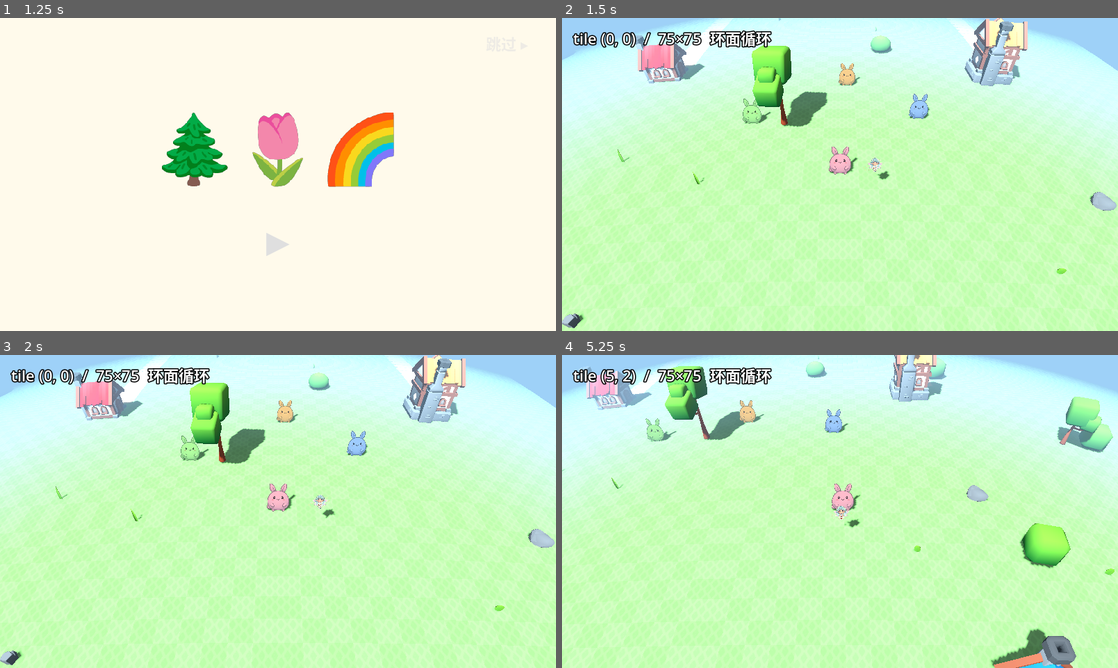
Above: before the commit, frames 1-4 (two rows, left to right).
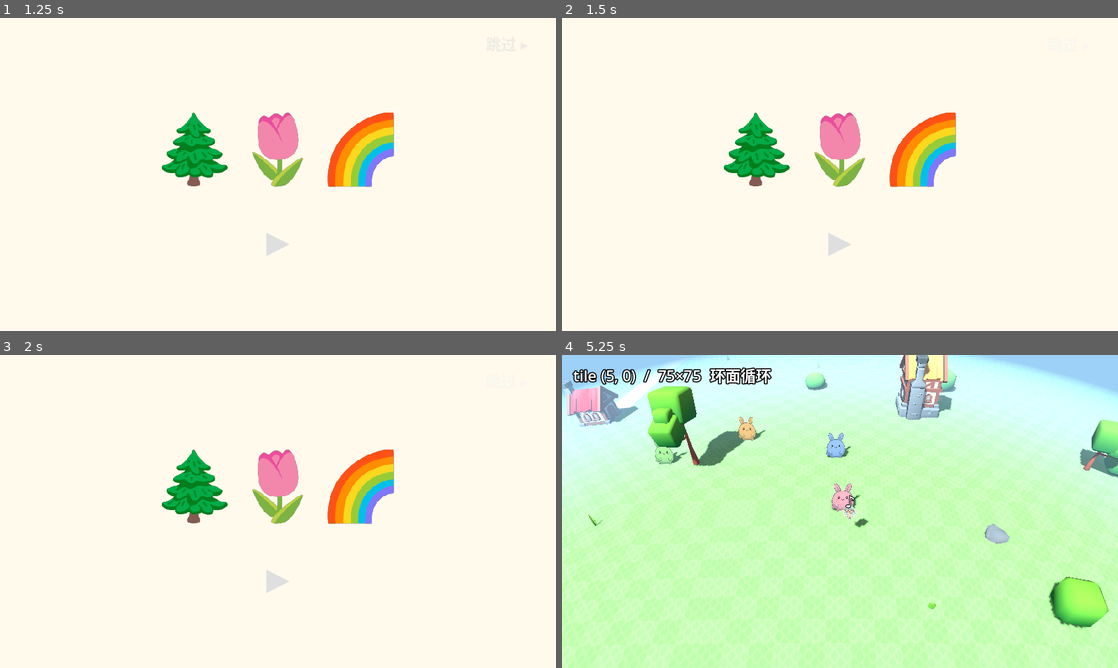
Above: after the commit, the same moments.

Repository: hoveychen/maliang
Game: Godot game, scene res://menu.tscn
Same seed, same stepped clock (60 frames per second), same inputs: the game is played once before the commit and once after it.
Inputs (mouse positions are in pixels of both pictures, inside the frame that each line leads up to):
- Up to frame 1 (1.25 s): click "▶ 出发！" at 0.5 s
- Up to frame 2 (1.5 s): click "跳过 ▸" at 1.25 s
- Up to frame 3 (2 s): no input
- Up to frame 4 (5.25 s): click (840, 580) at 2 s, where only the run after the commit has a clickable "▶"; tap Enter (ui_accept) at 2.75, 3.02 s; move the mouse to (962, 495) at 2.77 s; hold Right (ui_right) 2.78-3.5 s; click (962, 495) at 2.92 s; drag from (728, 527) to (812, 574) at 3.52 s; move the mouse to (895, 442) at 4.27 s; hold Right (ui_right) 4.28-5 s; drag from (812, 574) to (673, 464) at 5.02 s

Frame 1 is identical in both runs. In frame 2, 99% of the frame differs, in the area x 0-100%, y 0-100%; in frame 3, 99%; in frame 4, 14%.

Commit message:
feat(onboarding): 形象生成确认——/player-sprite 路由(描述→审核→生图→资产,测试先红后绿),intro 页起预取生图(与说话时间重叠 ~1min),✓采用/↻重生成,离线失败自动放行;修 mock 1x1 PNG CRC 损坏(Godot 真解码会拒收);结果 UI 等翻页完成再显示;mock 集成测试全过

Diff:
--- a/scripts/onboarding.gd
+++ b/scripts/onboarding.gd
@@ -60,6 +60,14 @@
 var _asr_local: Object = null      ## 端侧 ASR（Android MaliangAsr），null=服务端识别
 var _local_session := false
 
+# 形象生成（generate 页）：intro 页起预取，✓采用 / ↻重生成
+var _gen_status: Label = null
+var _gen_img: TextureRect = null
+var _gen_confirm: Control = null
+var _prefetch_state := ""          ## "" | pending | done | failed
+var _prefetch_hash := ""
+var _prefetch_tex: Texture2D = null
+
 func _ready() -> void:
 	_setup_background()
 	_setup_book()
@@ -385,20 +393,95 @@
 	_voice.stream = wav
 	_voice.play()
 
-## P6 接入形象生成确认；框架阶段直接提供跳过点继续。
+## 形象生成确认：答案拼描述 → 生图（intro 页起就预取，生图 ~1min 与说话时间重叠）
+## → 展示 → ✓采用 / ↻再变一次。离线/失败直接放行（占位形象进世界，不卡小朋友）。
 func _build_generate(box: VBoxContainer, _p: Dictionary) -> void:
-	var wand := Label.new()
-	wand.text = "🪄✨"
-	wand.horizontal_alignment = HORIZONTAL_ALIGNMENT_CENTER
-	wand.add_theme_font_size_override("font_size", 120)
-	box.add_child(wand)
-	var next := Button.new()
-	next.text = "▶"
-	next.add_theme_font_size_override("font_size", 44)
-	next.flat = true
-	next.size_flags_horizontal = Control.SIZE_SHRINK_CENTER
-	next.pressed.connect(_next_page)
-	box.add_child(next)
+	_gen_status = Label.new()
+	_gen_status.text = "🪄✨"
+	_gen_status.horizontal_alignment = HORIZONTAL_ALIGNMENT_CENTER
+	_gen_status.add_theme_font_size_override("font_size", 110)
+	box.add_child(_gen_status)
+
+	_gen_img = TextureRect.new()
+	_gen_img.expand_mode = TextureRect.EXPAND_IGNORE_SIZE
+	_gen_img.stretch_mode = TextureRect.STRETCH_KEEP_ASPECT_CENTERED
+	_gen_img.custom_minimum_size = Vector2(300.0, 300.0)
+	_gen_img.size_flags_horizontal = Control.SIZE_SHRINK_CENTER
+	_gen_img.visible = false
+	box.add_child(_gen_img)
+
+	_gen_confirm = HBoxContainer.new()
+	(_gen_confirm as HBoxContainer).alignment = BoxContainer.ALIGNMENT_CENTER
+	(_gen_confirm as HBoxContainer).add_theme_constant_override("separation", 40)
+	_gen_confirm.visible = false
+	for spec in [["✓", Color(0.45, 0.8, 0.45), true], ["↻", Color(0.95, 0.75, 0.4), false]]:
+		var b := Button.new()
+		b.text = String(spec[0])
+		b.custom_minimum_size = Vector2(130.0, 110.0)
+		b.add_theme_font_size_override("font_size", 64)
+		var s := StyleBoxFlat.new()
+		s.bg_color = spec[1]
+		s.set_corner_radius_all(30)
+		b.add_theme_stylebox_override("normal", s)
+		b.add_theme_stylebox_override("hover", s)
+		b.add_theme_stylebox_override("pressed", s)
+		b.pressed.connect(_on_gen_confirm.bind(bool(spec[2])))
+		(_gen_confirm as HBoxContainer).add_child(b)
+	box.add_child(_gen_confirm)
+	_gen_confirm.size_flags_horizontal = Control.SIZE_SHRINK_CENTER
+	_generate_avatar()
+
+## 答案 → 形象描述（风格后缀由服务端生图管线统一拼接）。
+func _avatar_description() -> String:
+	var who := "小男孩" if String(answers.get("gender", "")) == "boy" else "小女孩"
+	return "一个可爱的%s形象，穿着%s的衣服，抱着一只%s玩偶，一看就很喜欢%s" % [
+		who, String(answers.get("color", "彩色")),
+		String(answers.get("likes", "小兔子")), String(answers.get("interest", "玩耍"))]
+
+## 预取：进 intro 页就开始生图（结果落 _prefetch_*，generate 页直接用）。
+func _start_avatar_prefetch() -> void:
+	if _prefetch_state != "":
+		return
+	_prefetch_state = "pending"
+	var res := await api.post_json("/player-sprite", { "visualDescription": _avatar_description() })
+	var hash := String(res.get("spriteAsset", ""))
+	if hash.is_empty():
+		_prefetch_state = "failed"
+		return
+	var tex := await api.fetch_texture(hash)
+	if tex == null:
+		_prefetch_state = "failed"
+		return
+	_prefetch_hash = hash
+	_prefetch_tex = tex
+	_prefetch_state = "done"
+
+func _generate_avatar() -> void:
+	_gen_confirm.visible = false
+	_gen_img.visible = false
+	_gen_status.text = "🪄✨"
+	_start_avatar_prefetch()
+	while _prefetch_state == "pending" or _flipping:
+		await get_tree().process_frame
+	if not is_inside_tree() or _page == null:
+		return # 场景已切走（跳过）
+	if _prefetch_state != "done":
+		_next_page()
+		return
+	_gen_status.text = "✨"
+	_gen_img.texture = _prefetch_tex
+	_gen_img.visible = true
+	_play("ob_confirm")
+	_gen_confirm.visible = true
+
+func _on_gen_confirm(yes: bool) -> void:
+	if yes:
+		answers["sprite_asset"] = _prefetch_hash
+		_next_page()
+		return
+	_play("ob_regen")
+	_prefetch_state = "" # 再变一次：重新生成
+	_generate_avatar()
 
 # ── 旁白与推进 ────────────────────────────────────────────────────────────
 
@@ -406,6 +489,8 @@
 	var dur := _play(String(p.get("voice", "")))
 	if String(p["kind"]) == "story":
 		_story_auto_t = maxf(dur, 0.5) + 1.2 # 旁白讲完停 1.2s 自动翻页
+	elif String(p["kind"]) == "intro":
+		_start_avatar_prefetch() # 答案已齐：说话确认的同时后台生形象（生图 ~1min 重叠掉）
 
 func _process(delta: float) -> void:
 	if _intro_recording:
@@ -429,11 +514,19 @@
 	_voice.play()
 	return stream.get_length()
 
+var _finishing := false
+
 func _finish() -> void:
-	# 保存已收集的答案（名字/形象由 P5/P6 补全）
+	if _finishing:
+		return
+	_finishing = true
 	var profile := PlayerProfile.load_profile()
 	for k in answers:
 		profile[k] = answers[k]
 	profile["created_at"] = Time.get_datetime_string_from_system()
 	PlayerProfile.save_profile(profile)
+	# 收尾欢呼后翻进世界
+	var dur := _play("ob_done")
+	if dur > 0.0:
+		await get_tree().create_timer(dur + 0.3).timeout
 	get_tree().change_scene_to_file("res://main.tscn")
--- /dev/null
+++ b/test/test_visual_generate.gd
@@ -0,0 +1,81 @@
+extends SceneTree
+## 形象生成页集成验证（需本地 mock 服务端）：预设答案 → 生成 → 确认行出现 →
+## ↻ 重生成 → 再确认 → ✓ → sprite_asset 入档案并完成 onboarding 切世界。
+## 运行: MALIANG_API_BASE=http://127.0.0.1:8095 godot --headless --script res://test/test_visual_generate.gd
+
+var ob: Node
+var frame := 0
+var fails := 0
+var phase := 0
+var gen_idx := -1
+var _phase2_t0 := 0
+
+func _initialize() -> void:
+	PlayerProfile.clear()
+	ob = load("res://onboarding.tscn").instantiate()
+	root.add_child(ob)
+	var answers: Dictionary = ob.get("answers")
+	answers["gender"] = "girl"
+	answers["color"] = "蓝色"
+	answers["likes"] = "小猫"
+	answers["interest"] = "画画"
+	answers["name"] = "朵朵"
+	answers["nickname"] = "朵朵"
+	for i in range((ob.get("PAGES") as Array).size()):
+		if String(((ob.get("PAGES") as Array)[i] as Dictionary)["id"]) == "generate":
+			gen_idx = i
+	ob.set("page_idx", gen_idx - 1)
+	process_frame.connect(_tick)
+
+func _tick() -> void:
+	frame += 1
+	if frame == 5:
+		ob.call("_next_page")
+		return
+	match phase:
+		0: # 等第一次生成完成
+			var c := ob.get("_gen_confirm") as Control
+			if c != null and c.visible:
+				_check("first sprite shown", (ob.get("_gen_img") as TextureRect).visible, true)
+				(c.get_child(1) as Button).emit_signal("pressed") # ↻ 再变一次
+				phase = 1
+			elif frame > 200:
+				_fail_out("first generation never completed")
+		1: # 重生成后再次出现确认
+			var c := ob.get("_gen_confirm") as Control
+			if c != null and c.visible and frame > 30:
+				(c.get_child(0) as Button).emit_signal("pressed") # ✓ 采用
+				phase = 2
+			elif frame > 300:
+				_fail_out("regeneration never completed")
+		2: # 完成:档案落盘 + 切世界（_finish 要等 ob_done 音频 ~2.3s,用真实时间预算）
+			if _phase2_t0 == 0:
+				_phase2_t0 = Time.get_ticks_msec()
+			if current_scene != null and current_scene.name == "World":
+				var prof := PlayerProfile.load_profile()
+				_check("sprite_asset saved", String(prof.get("sprite_asset", "")).length() > 0, true)
+				_check("name saved", prof.get("name", ""), "朵朵")
+				phase = 3
+				_done()
+			elif Time.get_ticks_msec() - _phase2_t0 > 8000:
+				_fail_out("never reached world")
+
+func _fail_out(msg: String) -> void:
+	fails += 1
+	printerr("  FAIL %s" % msg)
+	phase = 3
+	_done()
+
+func _done() -> void:
+	if fails == 0:
+		print("visual_generate PASS")
+	else:
+		printerr("visual_generate FAILED: %d" % fails)
+	quit(fails)
+
+func _check(name: String, got: Variant, want: Variant) -> void:
+	if got == want:
+		print("  ok %s" % name)
+		return
+	fails += 1
+	printerr("  FAIL %s: got %s want %s" % [name, str(got), str(want)])
--- a/test/test_visual_onboarding.gd
+++ b/test/test_visual_onboarding.gd
@@ -39,10 +39,7 @@
 					if frame % 30 == 0 and int(p_idx_tries()) < 3:
 						ob.call("_submit_intro", "测试", PackedByteArray())
 				"generate":
-					for b in ob.find_children("*", "Button", true, false):
-						if (b as Button).text == "▶":
-							(b as Button).emit_signal("pressed")
-							break
+					pass # 离线:生成失败自动放行,无需驱动
 	# 场景被替换成世界 = 完成
 	if current_scene != null and current_scene.name == "World":
 		done = true
Not shown, added: test/test_visual_generate.gd.uid
Not shown, added: test/test_visual_intro.gd.uid
Not shown, changed: server/src/adapters/mock.ts
Not shown, changed: server/src/server.ts
Not shown, added: server/test/player_sprite.test.ts
